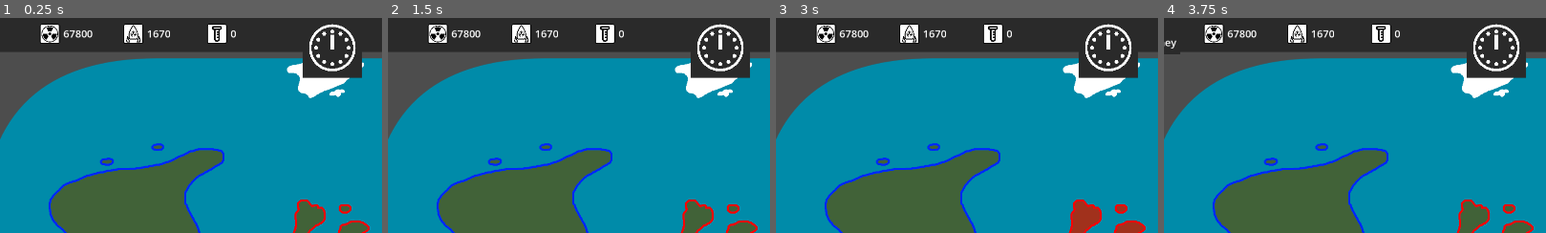
Above: before the commit, frames 1-4 (left to right).
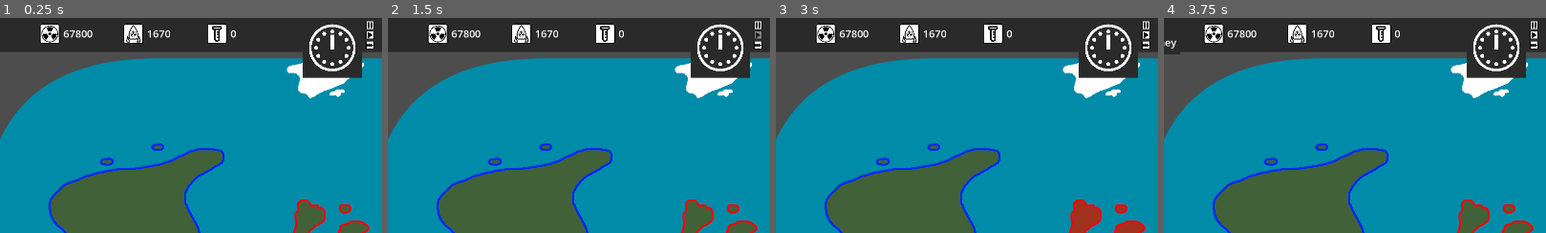
Above: after the commit, the same moments.

Repository: Stev51/gmtk-jam-2026
Game: Godot game, scene res://scenes/main.tscn
Two runs of this game, one before a commit and one after it. Both use one fixed random seed, a clock stepped at 60 frames per second and the inputs below.
Inputs (mouse positions are % of the whole screen's width and height, from its top left):
- Up to frame 1 (0.25 s): no input
- Up to frame 2 (1.5 s): click (55, 2) at 0.52 s; click (55, 4) at 1.27 s
- Up to frame 3 (3 s): click (55, 4) at 2.02 s; tap Enter at 2.75 s; move the mouse to (50, 50) at 2.77 s; hold 1 (x1_speed) from 2.78 s (still down); click (50, 50) at 2.92 s
- Up to frame 4 (3.75 s): tap 2 (x2_speed) at 3.05, 3.6 s; tap Space (pause) at 3.5 s; move the mouse to (2, 4) at 3.52 s; release 1 (x1_speed) at 3.53 s; click (2, 4) at 3.67 s
The pictures show only the part of the screen within x 6-56%, y 0-50%; the shares and areas given below are measured in that part.

The runs differ from the first frame. In frame 1, 0.2% of the frame differs, in the area x 95-98%, y 1-15%; in frame 2, 0.2%; in frame 3, 0.2%; in frame 4, 0.2%.

Commit message:
Top bar time controls

Diff:
--- a/scenes/gui.tscn
+++ b/scenes/gui.tscn
@@ -12,6 +12,7 @@
 [ext_resource type="Texture2D" uid="uid://ch5aovckp7h8q" path="res://assets/img/icons/icon_labs.png" id="7_jw8q3"]
 [ext_resource type="Texture2D" uid="uid://ccdkptgt6dr7l" path="res://assets/img/icons/icon_mines.png" id="8_bglms"]
 [ext_resource type="Texture2D" uid="uid://dudk5fxat7rpl" path="res://assets/img/icons/icon_influence.png" id="9_xqxrh"]
+[ext_resource type="PackedScene" uid="uid://cvu272j0ovlpy" path="res://scenes/time_controls.tscn" id="11_qupqx"]
 
 [node name="GUI" type="Control" unique_id=363270447]
 z_index = 99
@@ -121,6 +122,13 @@
 offset_bottom = 77.5
 mouse_filter = 2
 
+[node name="TimeControls" parent="TopBar" unique_id=961636268 instance=ExtResource("11_qupqx")]
+layout_mode = 1
+offset_left = 1045.0
+offset_top = 7.5
+offset_right = -855.0
+offset_bottom = -7.5
+
 [node name="CountryHoverBox" parent="." unique_id=1145551380 instance=ExtResource("2_mfius")]
 visible = false
 layout_mode = 1
--- /dev/null
+++ b/scenes/time_controls.tscn
@@ -0,0 +1,82 @@
+[gd_scene format=3 uid="uid://cvu272j0ovlpy"]
+
+[ext_resource type="Texture2D" uid="uid://bur27y8yq1xg1" path="res://assets/img/buttons/menu/button_pause.png" id="1_2tsan"]
+[ext_resource type="Script" uid="uid://qig8fstpaou0" path="res://scripts/time_controls.gd" id="1_ljr2f"]
+[ext_resource type="Texture2D" uid="uid://b2ttxhu1m6a5h" path="res://assets/img/buttons/menu/button_x1_speed.png" id="2_65qly"]
+[ext_resource type="Texture2D" uid="uid://b23xwvnw0rppb" path="res://assets/img/buttons/menu/button_x2_speed.png" id="3_ljr2f"]
+
+[sub_resource type="StyleBoxFlat" id="StyleBoxFlat_plykv"]
+content_margin_left = 4.0
+content_margin_top = 4.0
+content_margin_right = 4.0
+content_margin_bottom = 4.0
+bg_color = Color(0.65882355, 0.65882355, 0.65882355, 0)
+corner_radius_top_left = 3
+corner_radius_top_right = 3
+corner_radius_bottom_right = 3
+corner_radius_bottom_left = 3
+corner_detail = 5
+
+[node name="TimeControls" type="Control" unique_id=961636268]
+layout_mode = 3
+anchors_preset = 15
+anchor_right = 1.0
+anchor_bottom = 1.0
+grow_horizontal = 2
+grow_vertical = 2
+mouse_behavior_recursive = 2
+script = ExtResource("1_ljr2f")
+
+[node name="ButtonPause" type="Control" parent="." unique_id=1844322800]
+anchors_preset = 0
+offset_right = 40.0
+offset_bottom = 40.0
+
+[node name="Sprite2D" type="Sprite2D" parent="ButtonPause" unique_id=669063789]
+scale = Vector2(0.04, 0.04)
+texture = ExtResource("1_2tsan")
+centered = false
+
+[node name="Button" type="Button" parent="ButtonPause" unique_id=1797247]
+layout_mode = 0
+offset_right = 20.0
+offset_bottom = 20.0
+theme_override_styles/normal = SubResource("StyleBoxFlat_plykv")
+
+[node name="ButtonX1" type="Control" parent="." unique_id=18336506]
+anchors_preset = 0
+offset_top = 25.0
+offset_right = 20.0
+offset_bottom = 45.0
+
+[node name="Sprite2D" type="Sprite2D" parent="ButtonX1" unique_id=1205122971]
+scale = Vector2(0.04, 0.04)
+texture = ExtResource("2_65qly")
+centered = false
+
+[node name="Button" type="Button" parent="ButtonX1" unique_id=1056124066]
+layout_mode = 0
+offset_right = 20.0
+offset_bottom = 20.0
+theme_override_styles/normal = SubResource("StyleBoxFlat_plykv")
+
+[node name="ButtonX2" type="Control" parent="." unique_id=1754167988]
+anchors_preset = 0
+offset_top = 50.0
+offset_right = 20.0
+offset_bottom = 70.0
+
+[node name="Sprite2D" type="Sprite2D" parent="ButtonX2" unique_id=987095638]
+scale = Vector2(0.04, 0.04)
+texture = ExtResource("3_ljr2f")
+centered = false
+
+[node name="Button" type="Button" parent="ButtonX2" unique_id=1189036106]
+layout_mode = 0
+offset_right = 20.0
+offset_bottom = 20.0
+theme_override_styles/normal = SubResource("StyleBoxFlat_plykv")
+
+[connection signal="pressed" from="ButtonPause/Button" to="." method="_on_pause_button_pressed"]
+[connection signal="pressed" from="ButtonX1/Button" to="." method="_on_x1_button_pressed"]
+[connection signal="pressed" from="ButtonX2/Button" to="." method="_on_x2_button_pressed"]
--- /dev/null
+++ b/scripts/time_controls.gd
@@ -0,0 +1,10 @@
+extends Control
+
+func _on_pause_button_pressed() -> void:
+	Globals.game_speed = Globals.GameSpeed.PAUSED
+
+func _on_x1_button_pressed() -> void:
+	Globals.game_speed = Globals.GameSpeed.NORMAL
+
+func _on_x2_button_pressed() -> void:
+	Globals.game_speed = Globals.GameSpeed.FAST
Binary file added: assets/img/buttons/menu/button_pause.png
Not shown, added: assets/img/buttons/menu/button_pause.png.import
Binary file added: assets/img/buttons/menu/button_x1_speed.png
Not shown, added: assets/img/buttons/menu/button_x1_speed.png.import
Binary file added: assets/img/buttons/menu/button_x2_speed.png
Not shown, added: assets/img/buttons/menu/button_x2_speed.png.import
Not shown, added: scripts/time_controls.gd.uid
